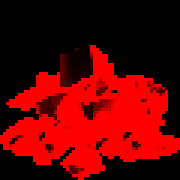
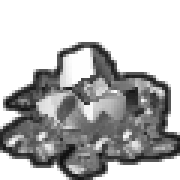
Layered file, before and after one edit (180 x 180). Changes by layer:
showed "outline", painted on it over bbox(0, 42, 180, 180)
showed "color" over bbox(0, 45, 180, 180)
hid "reflecton" over bbox(9, 45, 165, 174)
hid "color 1" over bbox(0, 45, 180, 180)
hid "bg" over bbox(0, 0, 180, 180)
